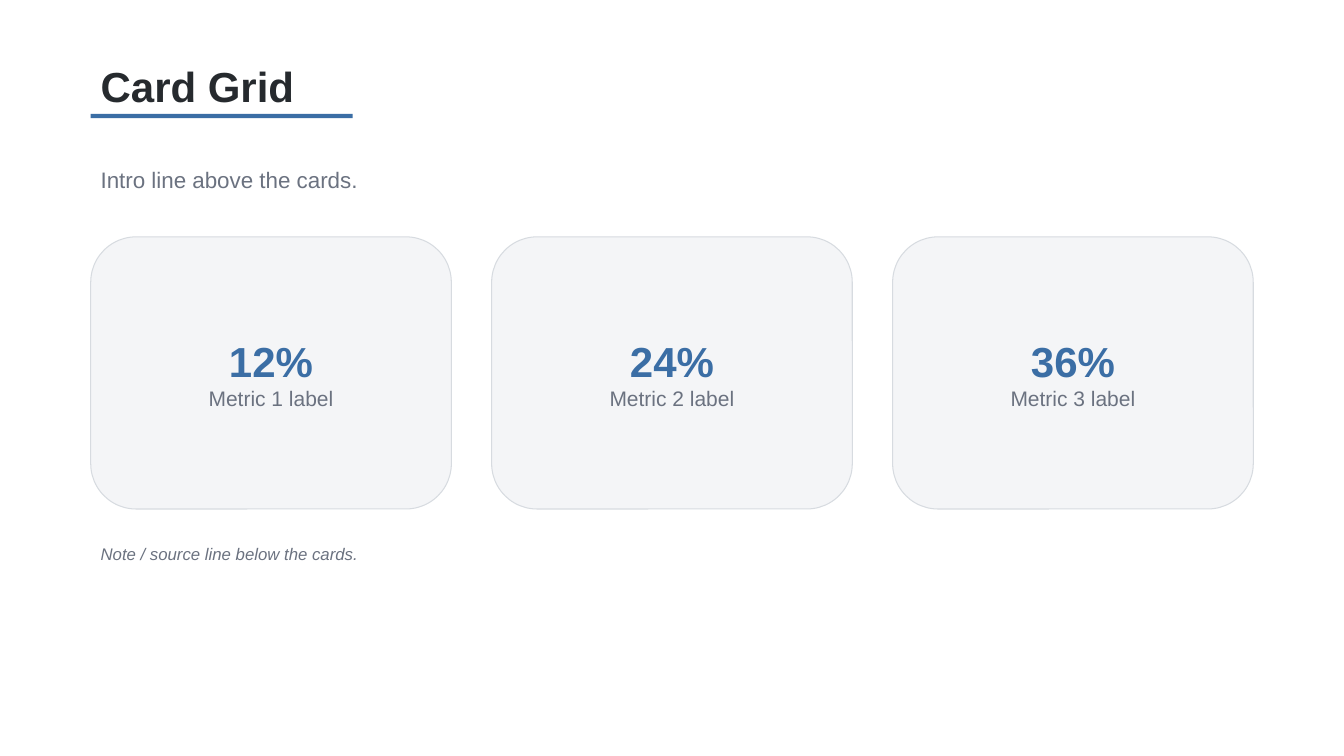
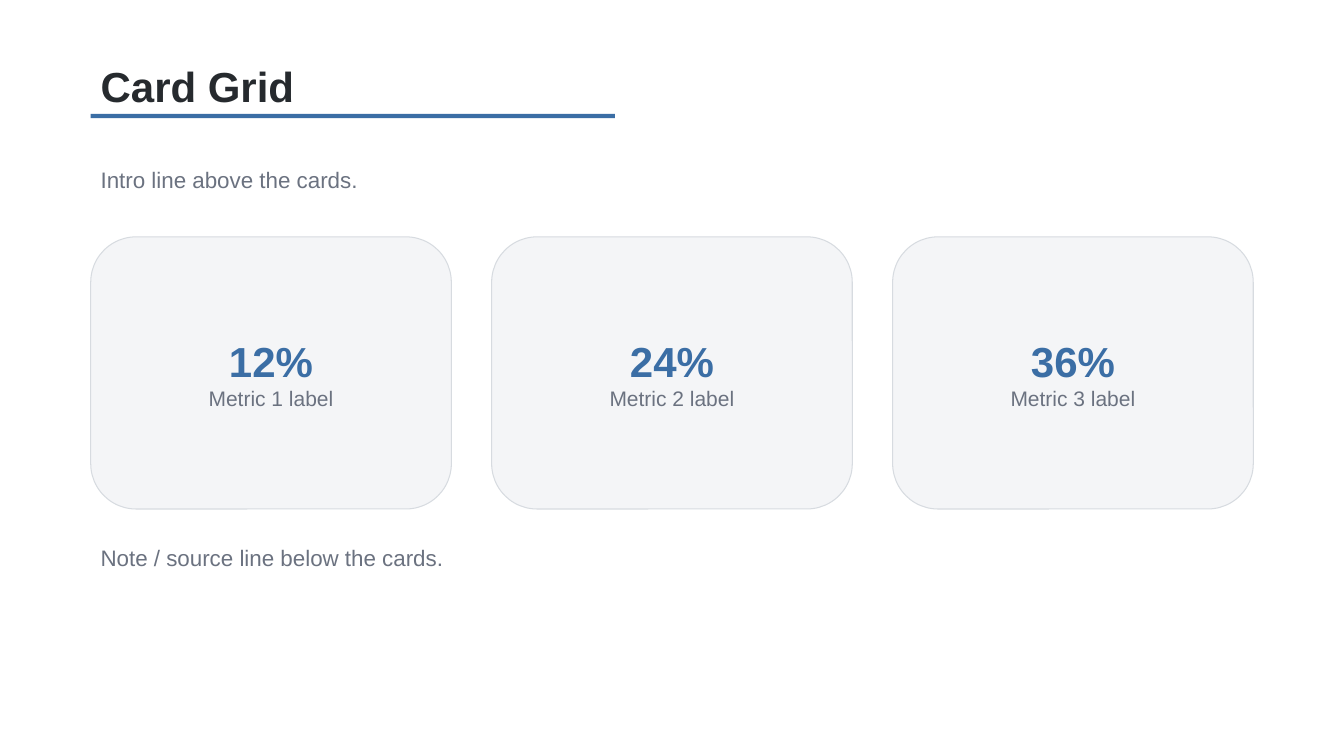
Before and after one commit to TakebumiSuzuki/CC-Dev-Container, a slide deck: slide 16 of template-source/basic_template.pptx (slide 15 before the commit). Drawn at 1344x756 pixels with LibreOffice and Linux fonts; fonts in the diff are those of the drawing. Boxes give left, top, right and bottom in pixels: in the first picture for what was removed or moved away, otherwise in the second. Text is boxed around its words. In the diff, an @@ line names an element or a change of style, - is before the commit and + after.

```diff
--- a/template-source/basic_template.pptx
+++ b/template-source/basic_template.pptx
@@ rectangle: place and size @@
-rectangle at [91, 114, 353, 118]
+rectangle at [91, 114, 615, 118]
@@ text "Note / source line below ..." at [101, 550, 443, 566]: size 12 to 16 pt, italic off @@
```
Also in this commit, not shown: 15 other slides changed, 1 slide added, 1 other file.
